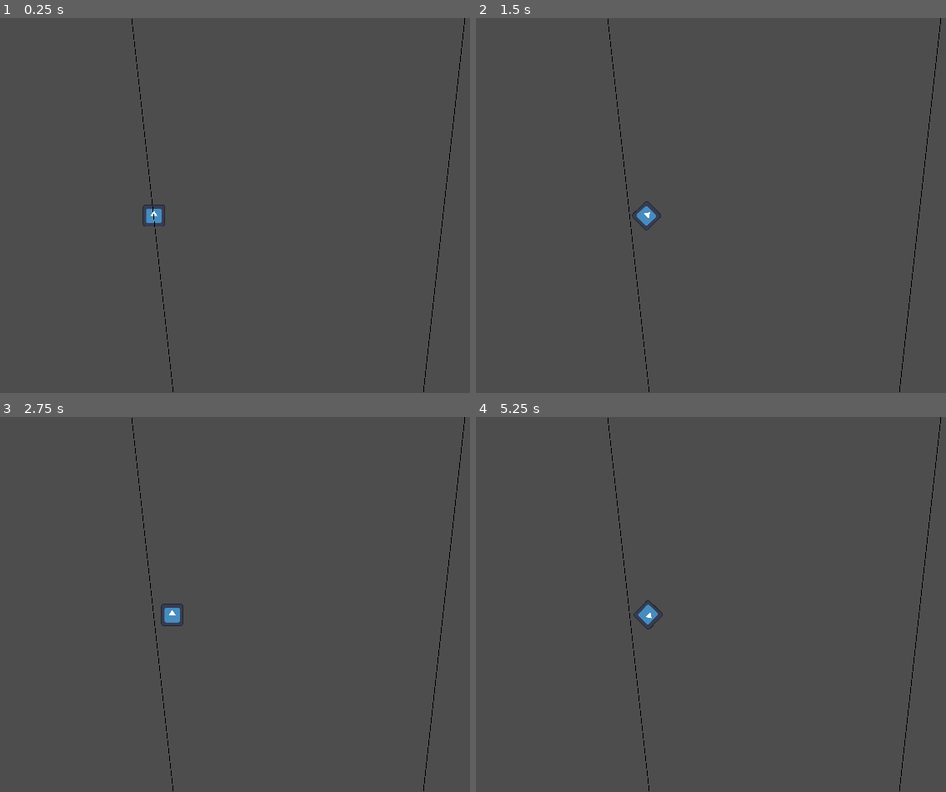
Above: before the commit, frames 1-4 (two rows, left to right).
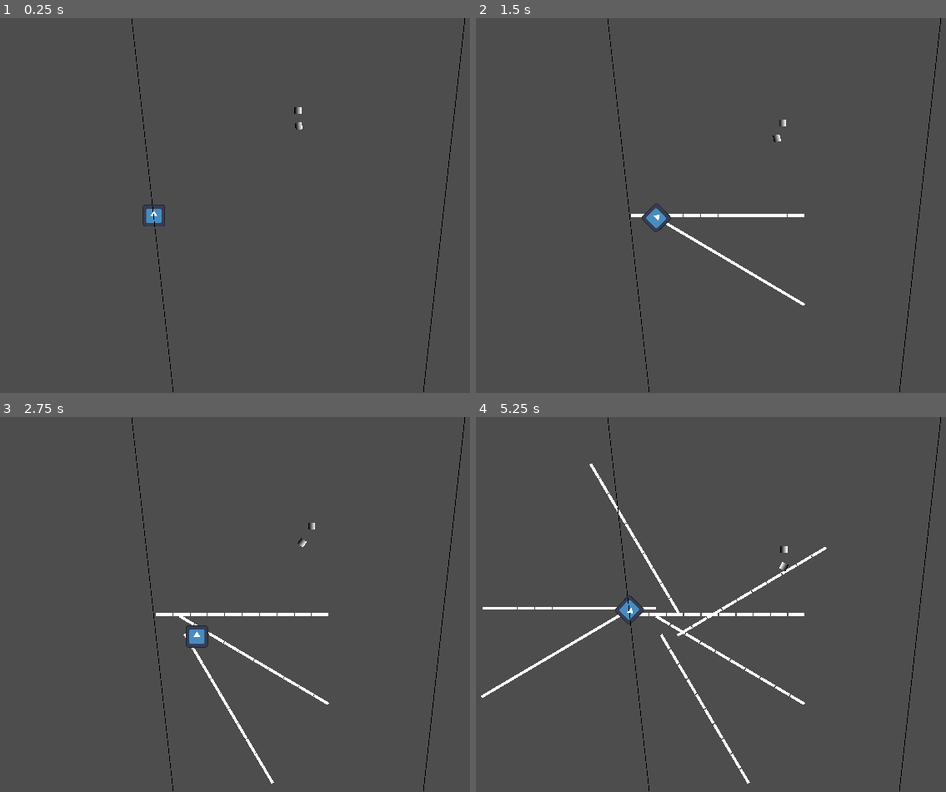
Above: after the commit, the same moments.

Repository: InRe-Dan/ld56
Game: Godot game, scene res://world/world.tscn
Same seed, same stepped clock (60 frames per second), same inputs: the game is played once before the commit and once after it. The engine's default icon, where the game draws it, is replaced by a stand-in: a white triangle on a blue panel in a dark square.
Inputs (mouse positions are in pixels of both pictures, inside the frame that each line leads up to):
- Up to frame 1 (0.25 s): no input
- Up to frame 2 (1.5 s): tap Enter at 0.5 s; move the mouse to (922, 186) at 0.52 s; hold D (move_right) 0.53-1.28 s; click (922, 186) at 0.67 s; move the mouse to (640, 224) at 1.27 s; hold S (move_down) from 1.28 s (still down); click (640, 224) at 1.42 s
- Up to frame 3 (2.75 s): move the mouse to (366, 522) at 2.02 s; release S (move_down) at 2.03 s; hold D (move_right) from 2.03 s (still down); click (366, 522) at 2.17 s
- Up to frame 4 (5.25 s): move the mouse to (739, 679) at 2.77 s; release D (move_right) at 2.78 s; hold W (move_up) 2.78-3.53 s; click (739, 679) at 2.92 s; move the mouse to (outside the picture) at 3.52 s; hold A (move_left) 3.53-5.03 s; click (outside the picture) at 3.67 s; move the mouse to (574, 548) at 4.27 s; click (574, 548) at 4.42 s; move the mouse to (809, 604) at 5.02 s; hold S (move_down) from 5.03 s (still down); click (809, 604) at 5.17 s

The runs differ from the first frame. In frame 1, less than 0.1% of the frame differs, in the area x 62-65%, y 23-30%; in frame 2, 0.8%; in frame 3, 1.1%; in frame 4, 2.1%, in the area x 1-75%, y 12-98%.

Commit message:
Web constructing, shooting and navigating

Diff:
--- a/main.tscn
+++ /dev/null
@@ -1,3 +0,0 @@
-[gd_scene format=3 uid="uid://b3jj4tno0njhl"]
-
-[node name="Main" type="Node2D"]
--- a/project.godot
+++ b/project.godot
@@ -24,6 +24,10 @@
 [dotnet]
 
 project/assembly_name="LD56"
+
+[global_group]
+
+web_factory=""
 
 [input]
 
--- a/spider/spider.gd
+++ b/spider/spider.gd
@@ -10,6 +10,7 @@
 @onready var down_cast: RayCast2D = $Downcast
 @onready var left_cast: RayCast2D = $Leftcast
 @onready var right_cast: RayCast2D = $Rightcast
+@onready var factory : WebFactory = get_tree().get_first_node_in_group("web_factory")
 
 
 ## Called when the node enters the scene tree for the first time
@@ -51,3 +52,8 @@
 		return position.distance_to(intersection)
 	else:
 		return cast_length
+
+func _unhandled_input(event: InputEvent) -> void:
+	if event is InputEventMouseButton:
+		if event.button_index == 1 and event.pressed:
+			factory.create_web(global_position, global_position + Vector2.from_angle(global_rotation) * 500)
--- a/web/web.gd
+++ b/web/web.gd
@@ -34,6 +34,6 @@
 	if connection_object == null or not is_instance_valid(connection_object): return
 
 	# Draw web
-	var endpoints: PackedVector2Array = [position, connection_object.position]
+	var endpoints: PackedVector2Array = [0, to_local(connection_object.global_position)]
 	visual.points = endpoints
-	collision.points = endpoints
+	collision.polygon = endpoints
--- a/web/web.tscn
+++ b/web/web.tscn
@@ -9,7 +9,6 @@
 script = ExtResource("1_7k0vh")
 
 [node name="VisualMask" type="Line2D" parent="."]
-top_level = true
 width = 8.0
 
 [node name="CollisionMask" type="CollisionPolygon2D" parent="."]
--- a/web/web_factory.gd
+++ b/web/web_factory.gd
@@ -1,18 +1,25 @@
 ## Factory class for creating new web objects
 class_name WebFactory extends Node2D
 
-const web_looseness = 0.9 ## Smaller number makes webs artificially tighter
+const web_length : float = 50
+const web_looseness : float = 0.9 ## Smaller number makes webs artificially tighter
 
 var web_scene: PackedScene = preload("res://web/web.tscn")
 
-
 ## Creates a web between two points
 func create_web(point_a: Vector2, point_b: Vector2) -> void:
-	# TODO: Implement the logic for creating a web. I imagine webs to be constructed of individual segments.
-	# This method could compute an appropriate number of segments to create a web between the two points and then make
-	# that many calls to the _create_web_segment() method.
-	# The method signature for this method may also need to be changed.
-	pass
+	var distance : float = point_a.distance_to(point_b)
+	var distance_created : float = 0
+	var direction : Vector2 = point_a.direction_to(point_b)
+	while distance > 0:
+		var new_web_length : float = min(distance, web_length)
+		var start = point_a + direction * distance_created
+		distance_created += new_web_length
+		var end = point_a + direction * distance_created
+		var rigid : RigidBody2D = RigidBody2D.new()
+		rigid.global_position = end
+		_create_web_segment(start, rigid)
+		distance -= web_length
 
 
 ## Creates a new web segment
--- /dev/null
+++ b/web/web_segment.tscn
@@ -0,0 +1,27 @@
+[gd_scene load_steps=2 format=3 uid="uid://siyxh8q13sk5"]
+
+[sub_resource type="GDScript" id="GDScript_fdco2"]
+script/source = "extends Node2D
+
+
+# Called when the node enters the scene tree for the first time.
+func _ready() -> void:
+	pass # Replace with function body.
+
+
+# Called every frame. 'delta' is the elapsed time since the previous frame.
+func _process(delta: float) -> void:
+	pass
+"
+
+[node name="WebSegment" type="Node2D"]
+script = SubResource("GDScript_fdco2")
+
+[node name="A" type="RigidBody2D" parent="."]
+
+[node name="B" type="RigidBody2D" parent="."]
+
+[node name="Joint" type="DampedSpringJoint2D" parent="."]
+node_a = NodePath("../A")
+node_b = NodePath("../B")
+rest_length = 30.0
--- a/world/world.tscn
+++ b/world/world.tscn
@@ -1,13 +1,37 @@
-[gd_scene load_steps=4 format=3 uid="uid://4a2wbnhvgulj"]
+[gd_scene load_steps=8 format=3 uid="uid://4a2wbnhvgulj"]
 
 [ext_resource type="Script" path="res://web/web_factory.gd" id="1_68jv2"]
 [ext_resource type="Script" path="res://world/world.gd" id="1_m6c00"]
 [ext_resource type="PackedScene" uid="uid://d3ud2rqlsvy6p" path="res://spider/spider.tscn" id="3_pypjb"]
 
+[sub_resource type="RectangleShape2D" id="RectangleShape2D_hi3fh"]
+
+[sub_resource type="Gradient" id="Gradient_u666v"]
+
+[sub_resource type="GradientTexture2D" id="GradientTexture2D_kms8m"]
+gradient = SubResource("Gradient_u666v")
+width = 20
+height = 20
+
+[sub_resource type="GDScript" id="GDScript_1iwkk"]
+script/source = "extends CharacterBody2D
+
+
+# Called when the node enters the scene tree for the first time.
+func _ready() -> void:
+	pass # Replace with function body.
+
+
+# Called every frame. 'delta' is the elapsed time since the previous frame.
+func _process(delta: float) -> void:
+	velocity = global_position.direction_to(get_global_mouse_position()).normalized() * 50
+	move_and_slide()
+"
+
 [node name="World" type="Node2D"]
 script = ExtResource("1_m6c00")
 
-[node name="WebFactory" type="Node2D" parent="."]
+[node name="WebFactory" type="Node2D" parent="." groups=["web_factory"]]
 script = ExtResource("1_68jv2")
 
 [node name="Spider" parent="." instance=ExtResource("3_pypjb")]
@@ -39,3 +63,31 @@
 [node name="CollisionMask" type="CollisionPolygon2D" parent="RightTree"]
 build_mode = 1
 polygon = PackedVector2Array(1440, 0, 1320, 1080)
+
+[node name="WebTest" type="Node2D" parent="."]
+
+[node name="FallingBlock" type="RigidBody2D" parent="WebTest"]
+position = Vector2(961, 304)
+constant_force = Vector2(0, 30)
+
+[node name="CollisionShape2D2" type="CollisionShape2D" parent="WebTest/FallingBlock"]
+shape = SubResource("RectangleShape2D_hi3fh")
+
+[node name="Sprite2D" type="Sprite2D" parent="WebTest/FallingBlock"]
+texture = SubResource("GradientTexture2D_kms8m")
+
+[node name="StaticBlock" type="CharacterBody2D" parent="WebTest"]
+position = Vector2(959, 254)
+script = SubResource("GDScript_1iwkk")
+
+[node name="CollisionShape2D" type="CollisionShape2D" parent="WebTest/StaticBlock"]
+shape = SubResource("RectangleShape2D_hi3fh")
+
+[node name="Sprite2D2" type="Sprite2D" parent="WebTest/StaticBlock"]
+texture = SubResource("GradientTexture2D_kms8m")
+
+[node name="DampedSpringJoint2D" type="DampedSpringJoint2D" parent="WebTest"]
+position = Vector2(960, 254)
+node_a = NodePath("../StaticBlock")
+node_b = NodePath("../FallingBlock")
+disable_collision = false
